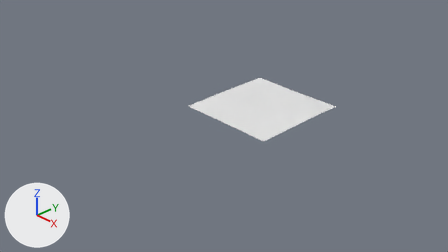
The Blender file meshes/page1.blend, before and after one commit.
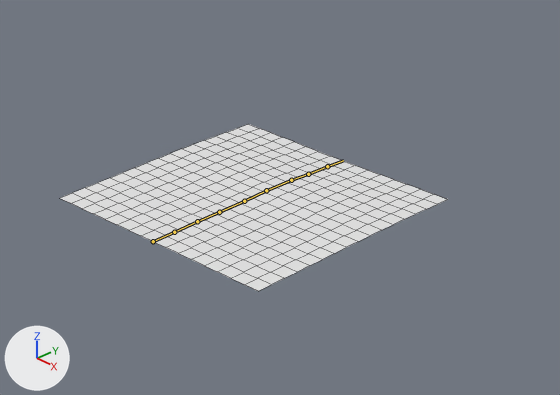
Each version is shown from the file's camera 'Camera', then close up on the part from 37% to 85% of the width and 12% to 72% of the height. Lighting does not change. The marker at lower left points along +X, +Y and +Z. The last two pictures show the newer version. Both versions are drawn at frame 1 of the action 'RightSide'; the numbers are the values there. The bones that bend it are drawn over the model as lines in the close-ups. The close-ups show mesh edges as thin lines.
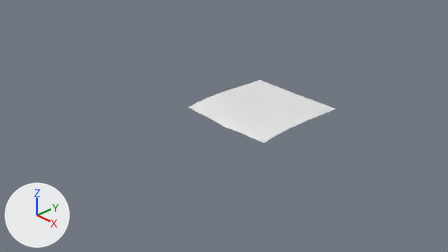
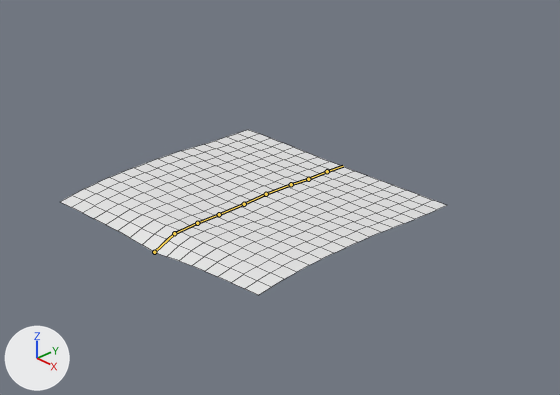
Where the change shows, as pixel boxes (x1, y1, x2, y2) in the close-ups (560 x 395 px):
'Plane', posed: before (60, 124, 448, 291); after (60, 130, 447, 295)
bone 'Bone', root to tip: before (153, 241) to (174, 232); after (154, 252) to (174, 233)
bone 'Bone.001', root to tip: before (174, 232) to (197, 221); after (174, 233) to (197, 223)

The edits, one by one:
Bone 'Bone' (bone_bone) moves from (0.0, 0.0, 0.0) to (0.0, -0.015, 0.088).
Bone 'Bone' (bone_bone) turns from (-179, 0, 0) to (-157, 0, 0) degrees about its own x, y and z.
Bone 'Bone.001' (bone_bone_001) turns from (0, 0, 0) to (-23, 0, 0) degrees about its own x, y and z.
